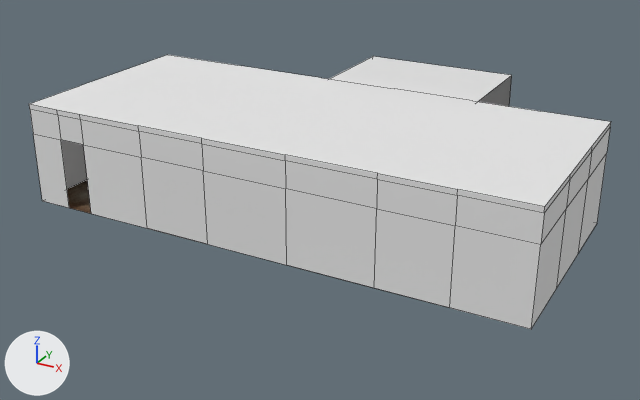
A saved change to the Blender file Assets/Models/Garage/garage.blend.
One viewpoint serves both versions: a 50 mm lens placed at (10.85, -19.27, 10.04), pointed at (-0.27, 0.95, -0.07). Arrows for +X, +Y and +Z are at lower left; the lights stay in place. Mesh edges are drawn as thin lines.

Objects in the first picture: 'Backceiling', 'Backfloor', 'Floor', 'Garagedoor', 'Walls'.
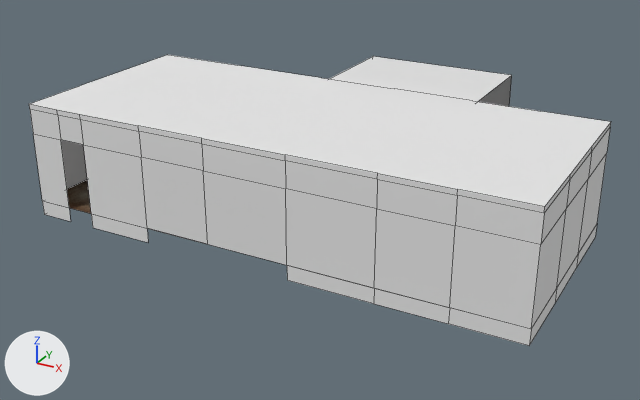
Where the change shows, as pixel boxes (x1, y1, x2, y2) in the pictures (640 x 400 px):
'Walls', reshaped (6% taller)
    before: (29, 55, 611, 329)
    after: (29, 55, 611, 346)
part 1 of me_plane_001, added
    after: (42, 201, 597, 346)

The change, as a diff of the scene's bpy script:
```diff
--- a/Assets/Models/Garage/garage.blend.py
+++ b/Assets/Models/Garage/garage.blend.py
@@ me_plane_001 @@
 # used by ob_walls; location = (0.0, 0.0, 0.0)
-me_plane_001.from_pydata(...)  # 83 vertices, 60 faces; spans x -7.0..7.0, y -3.0..3.0, z 0.0..2.84
+me_plane_001.from_pydata(...)  # 103 vertices, 77 faces; spans x -7.0..7.0, y -3.0..3.0, z -0.41..2.84
+# me_plane_001 part 1
+# 20 new vertices lie (0.0, 0.0, -0.41) away from vertices in x -7.0..7.0, y -3.0..3.0, z 0.0
+# 17 new faces join them
 me_plane_001.materials.append(mat_material)
```
